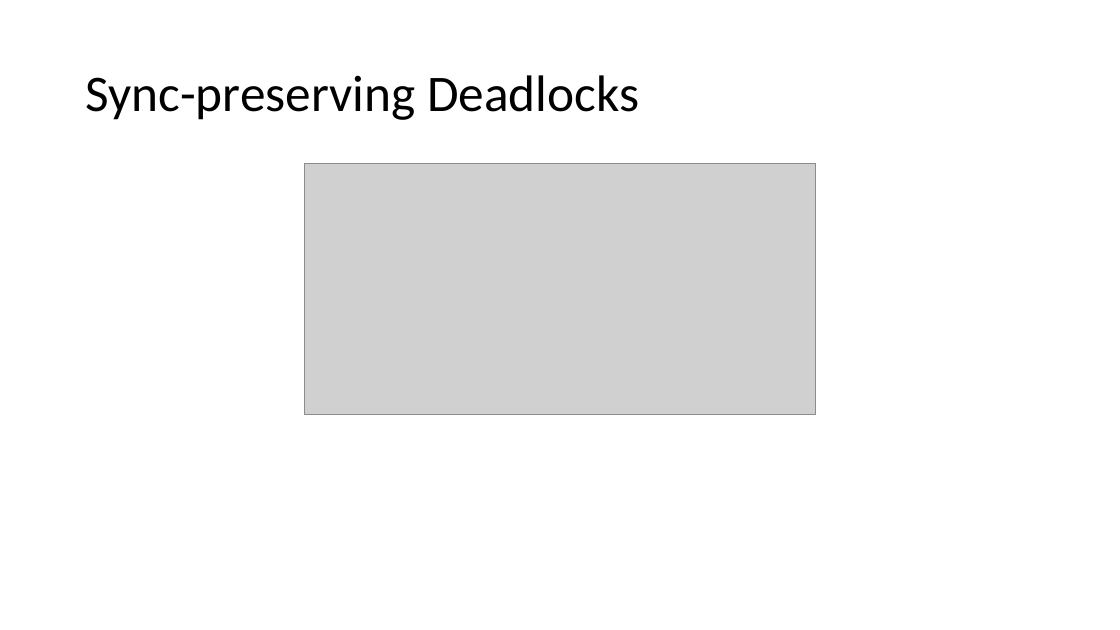
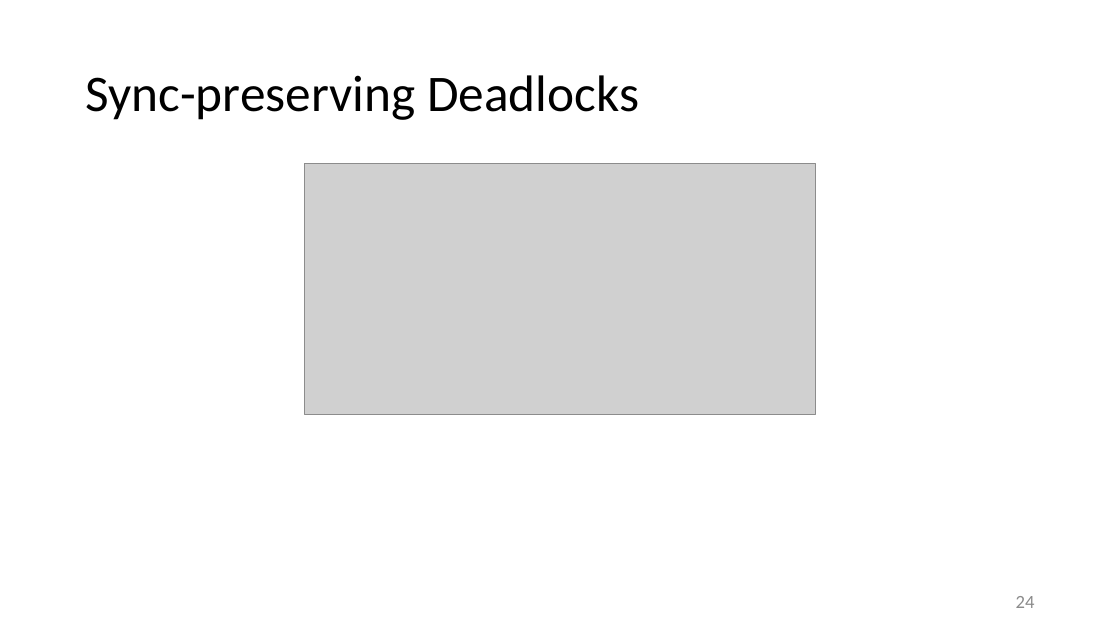
Before and after one commit to HuBaX/Seminararbeit, a slide deck: slide 24 of Sound Dynamic Deadlock Prediction in Linear Time.pptx. Drawn at 1120x630 pixels with LibreOffice and Linux fonts; fonts in the diff are those of the drawing; grey boxes stand for pictures. Boxes give left, top, right and bottom in pixels: in the first picture for what was removed or moved away, otherwise in the second. Text is boxed around its words. In the diff, an @@ line names an element or a change of style, - is before the commit and + after.

```diff
--- a/Sound Dynamic Deadlock Prediction in Linear Time.pptx
+++ b/Sound Dynamic Deadlock Prediction in Linear Time.pptx
@@ page number added at [1016,596,1035,608], 16 pt, text #8C8C8C @@
+24
```
Also in this commit, not shown: 28 other slides changed, 1 slide added, 1 slide removed, 1 other file.
